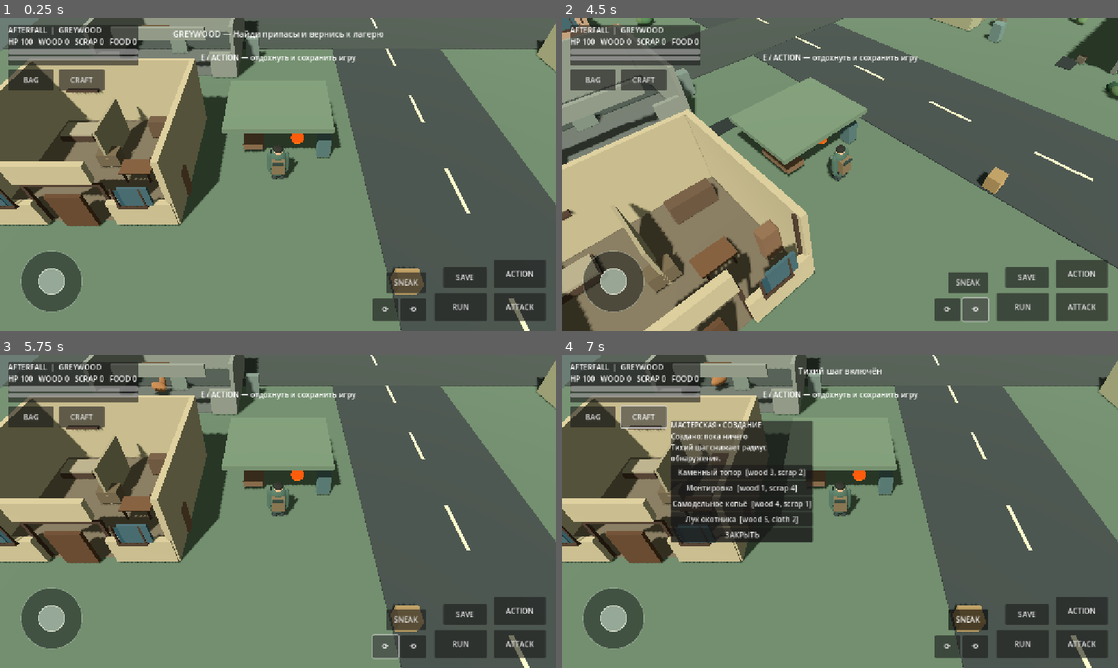
Above: before the commit, frames 1-4 (two rows, left to right).
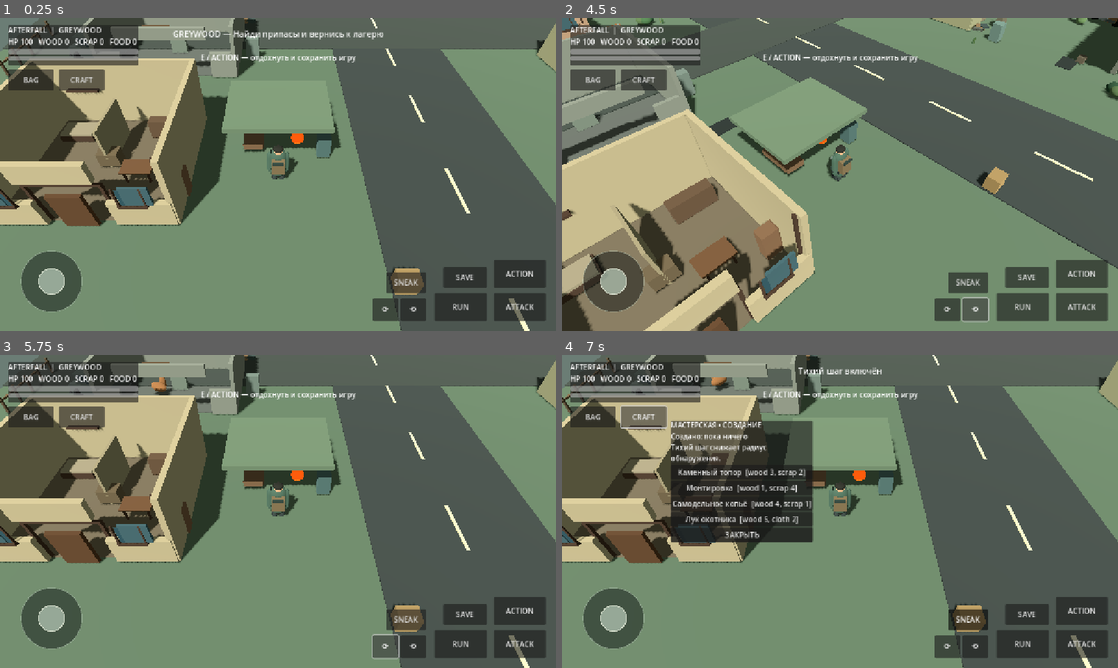
Above: after the commit, the same moments.

Repository: anriell666-byte/AshenForge
Game: Godot game, scene res://scenes/Main.tscn
The game is run twice, just before and just after one commit, with the same random seed, the same clock (stepped at 60 frames per second) and the same inputs.
Inputs:
- Up to frame 1 (0.25 s): no input
- Up to frame 2 (4.5 s): click "ATTACK" at 0.5 s; click "ACTION" at 1.25 s; click "RUN" at 2 s; click "BAG" at 2.75 s; click "ЗАКРЫТЬ" at 3.5 s; click "⟲" at 4.25 s
- Up to frame 3 (5.75 s): click "⟳" at 5 s
- Up to frame 4 (7 s): click "SNEAK" at 5.75 s; click "CRAFT" at 6.5 s

The runs differ from the first frame. In frame 1, 0.1% of the frame differs, in the area x 0-46%, y 0-19%; in frame 2, 0.1%, in the area x 17-100%, y 0-9%; in frame 3, 0.1%; in frame 4, 0.1%.

Commit message:
Expand Greywood environmental art and infected character models

Diff:
--- a/scripts/visual_upgrade.gd
+++ b/scripts/visual_upgrade.gd
@@ -7,6 +7,7 @@
     survivor = player_node
     _repair_building_shells()
     _dress_greywood()
+    _add_world_art_pass()
     _replace_survivor_placeholder()
 
 func _repair_building_shells() -> void:
@@ -182,3 +183,151 @@
     mat.roughness = 0.9
     node.material_override = mat
     parent.add_child(node)
+
+
+func dress_infected(enemies: Array) -> void:
+    for enemy in enemies:
+        if not is_instance_valid(enemy):
+            continue
+        for child in enemy.get_children():
+            if child is MeshInstance3D:
+                child.visible = false
+        _infected_model(enemy)
+
+func _add_world_art_pass() -> void:
+    _add_rock_cluster(Vector3(-25,0,-17), 1.0)
+    _add_rock_cluster(Vector3(25,0,-25), 1.25)
+    _add_rock_cluster(Vector3(-25,0,23), 0.9)
+    _add_rock_cluster(Vector3(25,0,25), 1.1)
+    _add_rock_cluster(Vector3(8,0,-27), 0.75)
+    _add_vehicle(Vector3(-23,0,0), -0.18, Color(0.27,0.31,0.29))
+    _add_vehicle(Vector3(24,0,17), 2.9, Color(0.39,0.29,0.19))
+    _add_fence_line(Vector3(-29,0,-4), 8, Vector3(0,0,1))
+    _add_fence_line(Vector3(29,0,4), 7, Vector3(0,0,1))
+    _add_dead_tree(Vector3(-29,0,16), 1.0)
+    _add_dead_tree(Vector3(29,0,-17), 0.85)
+    _add_signpost(Vector3(6,0,-9))
+    _add_debris_pile(Vector3(-12,0,-7))
+    _add_debris_pile(Vector3(13,0,9))
+    _add_debris_pile(Vector3(-22,0,7))
+    _add_roadside_grass()
+
+func _add_rock_cluster(origin: Vector3, scale_value: float) -> void:
+    var colors := [Color(0.30,0.32,0.29),Color(0.38,0.38,0.33),Color(0.25,0.28,0.27)]
+    for i in range(5):
+        var rock := MeshInstance3D.new()
+        var mesh := SphereMesh.new()
+        mesh.radius = 0.55
+        mesh.height = 0.75
+        rock.mesh = mesh
+        rock.position = origin + Vector3(float(i%3)*0.62-0.55,0.22*scale_value,float(i/3)*0.62-0.3)
+        rock.scale = Vector3(1.0+float(i%2)*0.35,0.65,0.85)*scale_value
+        var mat := StandardMaterial3D.new()
+        mat.albedo_color = colors[i%colors.size()]
+        mat.roughness = 1.0
+        rock.material_override = mat
+        game.add_child(rock)
+
+func _add_vehicle(origin: Vector3, yaw: float, paint: Color) -> void:
+    var car := Node3D.new()
+    car.name = "Abandoned vehicle"
+    car.position = origin
+    car.rotation.y = yaw
+    game.add_child(car)
+    _box(car,"Rusty chassis",Vector3(0,0.72,0),Vector3(4.0,0.72,1.85),paint,false)
+    _box(car,"Cabin shell",Vector3(-0.25,1.48,0),Vector3(2.1,0.92,1.62),paint.darkened(0.12),false)
+    _box(car,"Windshield",Vector3(-0.25,1.55,-0.83),Vector3(1.55,0.62,0.035),Color(0.12,0.19,0.2),false)
+    _box(car,"Rear window",Vector3(-0.25,1.55,0.83),Vector3(1.45,0.58,0.035),Color(0.10,0.15,0.16),false)
+    _box(car,"Hood",Vector3(-1.45,1.05,0),Vector3(0.9,0.18,1.72),paint.lightened(0.06),false)
+    _box(car,"Front bumper",Vector3(-2.04,0.52,0),Vector3(0.16,0.22,2.0),Color(0.24,0.26,0.25),false)
+    _box(car,"Rear bumper",Vector3(2.04,0.52,0),Vector3(0.16,0.22,2.0),Color(0.24,0.26,0.25),false)
+    for x in [-1.35,1.35]:
+        for z in [-0.98,0.98]:
+            var wheel := MeshInstance3D.new()
+            var cylinder := CylinderMesh.new()
+            cylinder.top_radius = 0.43
+            cylinder.bottom_radius = 0.43
+            cylinder.height = 0.24
+            wheel.mesh = cylinder
+            wheel.position = Vector3(x,0.43,z)
+            wheel.rotation_degrees.z = 90
+            var mat := StandardMaterial3D.new()
+            mat.albedo_color = Color(0.07,0.08,0.075)
+            mat.roughness = 1.0
+            wheel.material_override = mat
+            car.add_child(wheel)
+    for z in [-0.58,0.58]:
+        _box(car,"Broken headlamp",Vector3(-2.08,0.82,z),Vector3(0.06,0.22,0.34),Color(0.66,0.56,0.34),false)
+    _box(car,"Rust patch",Vector3(0.9,1.1,0.94),Vector3(0.72,0.16,0.035),Color(0.32,0.16,0.09),false)
+
+func _add_fence_line(origin: Vector3, count: int, direction: Vector3) -> void:
+    for i in range(count):
+        var p := origin + direction * float(i) * 1.7
+        _box(game,"Weathered fence post",p+Vector3(0,0.65,0),Vector3(0.16,1.3,0.16),Color(0.28,0.23,0.17),false)
+        if i < count-1:
+            _box(game,"Fence rail",p+direction*0.85+Vector3(0,0.95,0),Vector3(0.12,0.12,1.7),Color(0.34,0.27,0.19),false)
+
+func _add_dead_tree(pos: Vector3, size: float) -> void:
+    _box(game,"Dead tree trunk",pos+Vector3(0,1.35*size,0),Vector3(0.42*size,2.7*size,0.42*size),Color(0.23,0.19,0.15),false)
+    _box(game,"Dead branch",pos+Vector3(0.55*size,2.15*size,0),Vector3(1.35*size,0.16*size,0.16*size),Color(0.23,0.19,0.15),false)
+    _box(game,"Dead branch",pos+Vector3(-0.42*size,2.35*size,0),Vector3(1.0*size,0.14*size,0.14*size),Color(0.25,0.20,0.16),false)
+
+func _add_signpost(pos: Vector3) -> void:
+    _box(game,"Road sign pole",pos+Vector3(0,1.1,0),Vector3(0.12,2.2,0.12),Color(0.24,0.23,0.19),false)
+    _box(game,"Road sign board",pos+Vector3(0,1.95,0),Vector3(1.5,0.8,0.12),Color(0.34,0.39,0.31),false)
+    _box(game,"Sign warning stripe",pos+Vector3(0,1.95,-0.075),Vector3(1.1,0.08,0.025),Color(0.72,0.55,0.29),false)
+
+func _add_debris_pile(pos: Vector3) -> void:
+    var colors := [Color(0.27,0.28,0.25),Color(0.39,0.31,0.22),Color(0.18,0.22,0.21)]
+    for i in range(6):
+        var piece := MeshInstance3D.new()
+        var mesh := BoxMesh.new()
+        mesh.size = Vector3(0.45+float(i%2)*0.22,0.16,0.3+float(i%3)*0.12)
+        piece.mesh = mesh
+        piece.position = pos+Vector3(float(i%3)*0.42-0.4,0.12+float(i%2)*0.08,float(i/3)*0.42-0.2)
+        piece.rotation.y = float(i)*0.53
+        var mat := StandardMaterial3D.new()
+        mat.albedo_color = colors[i%colors.size()]
+        mat.roughness = 1.0
+        piece.material_override = mat
+        game.add_child(piece)
+
+func _add_roadside_grass() -> void:
+    var grass_colors := [Color(0.25,0.34,0.20),Color(0.33,0.39,0.23),Color(0.19,0.29,0.18)]
+    for i in range(34):
+        var x := -30.0 + float((i*17)%60)
+        var z := -30.0 + float((i*23)%60)
+        if absf(x) < 6.0 or absf(z+5.0) < 4.0:
+            continue
+        for blade in range(3):
+            var tuft := MeshInstance3D.new()
+            var mesh := BoxMesh.new()
+            mesh.size = Vector3(0.07,0.42+float(blade%2)*0.12,0.07)
+            tuft.mesh = mesh
+            tuft.position = Vector3(x+float(blade)*0.12,0.22,z+float(blade%2)*0.1)
+            tuft.rotation.z = -0.18+float(blade)*0.16
+            var mat := StandardMaterial3D.new()
+            mat.albedo_color = grass_colors[(i+blade)%grass_colors.size()]
+            mat.roughness = 1.0
+            tuft.material_override = mat
+            game.add_child(tuft)
+
+func _infected_model(enemy: Node3D) -> void:
+    var skin := Color(0.38,0.43,0.31)
+    var rotten := Color(0.24,0.29,0.23)
+    var cloth := Color(0.22,0.25,0.23)
+    var torn := Color(0.36,0.27,0.20)
+    _part(enemy,"Torn jacket torso",CapsuleMesh.new(),Vector3(0,1.05,0),Vector3(0.72,0.9,0.48),cloth)
+    _part(enemy,"Hunched shoulders",SphereMesh.new(),Vector3(0,1.42,0.02),Vector3(0.82,0.38,0.48),rotten)
+    _part(enemy,"Infected head",SphereMesh.new(),Vector3(0,1.78,-0.06),Vector3(0.48,0.48,0.44),skin)
+    _part(enemy,"Dark hair",SphereMesh.new(),Vector3(0,1.99,0.0),Vector3(0.48,0.20,0.45),Color(0.12,0.13,0.11))
+    _part(enemy,"Jaw shadow",BoxMesh.new(),Vector3(0,1.63,-0.25),Vector3(0.26,0.10,0.04),rotten)
+    _part(enemy,"Torn shirt",BoxMesh.new(),Vector3(0,0.92,-0.25),Vector3(0.38,0.46,0.05),torn)
+    for x in [-0.2,0.2]:
+        _part(enemy,"Worn trousers",CapsuleMesh.new(),Vector3(x,0.38,0),Vector3(0.29,0.68,0.3),Color(0.19,0.21,0.19))
+        _part(enemy,"Boot",BoxMesh.new(),Vector3(x,0.12,-0.07),Vector3(0.25,0.18,0.36),Color(0.10,0.11,0.10))
+    for x in [-0.43,0.43]:
+        _part(enemy,"Hanging sleeve",CapsuleMesh.new(),Vector3(x,1.02,-0.02),Vector3(0.25,0.72,0.25),cloth)
+        _part(enemy,"Exposed hand",SphereMesh.new(),Vector3(x*1.25,0.60,-0.03),Vector3(0.17,0.20,0.15),skin)
+    _part(enemy,"Shoulder tear",BoxMesh.new(),Vector3(-0.34,1.31,-0.24),Vector3(0.22,0.12,0.05),torn)
+    _part(enemy,"Eye glint",SphereMesh.new(),Vector3(0.12,1.82,-0.275),Vector3(0.045,0.045,0.025),Color(0.78,0.58,0.32))
